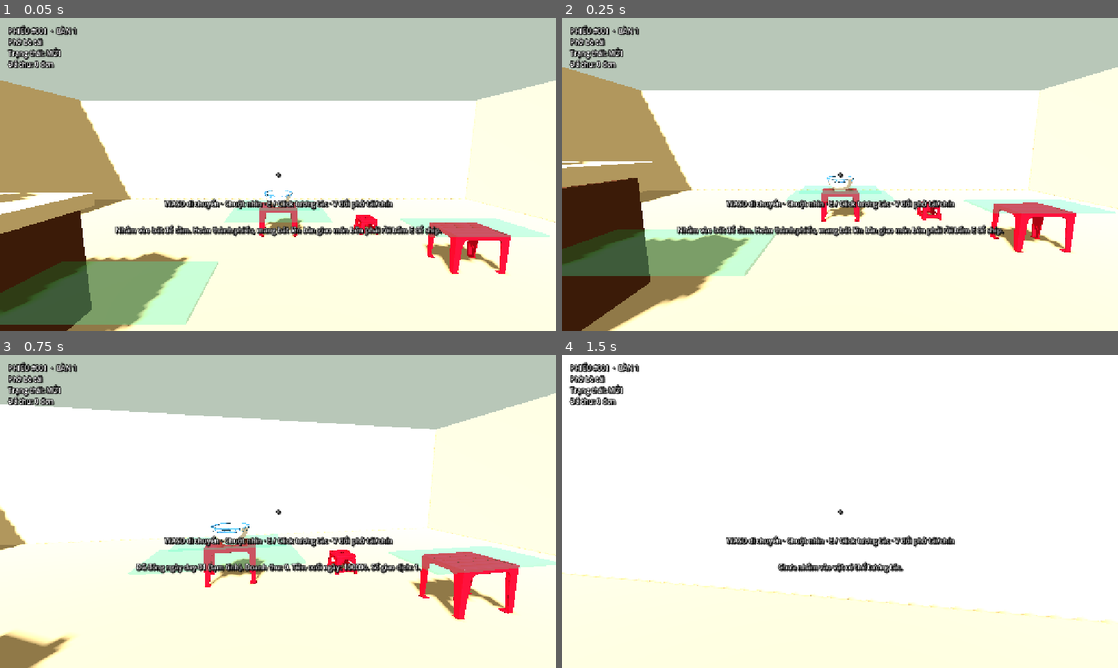
Above: before the commit, frames 1-4 (two rows, left to right).
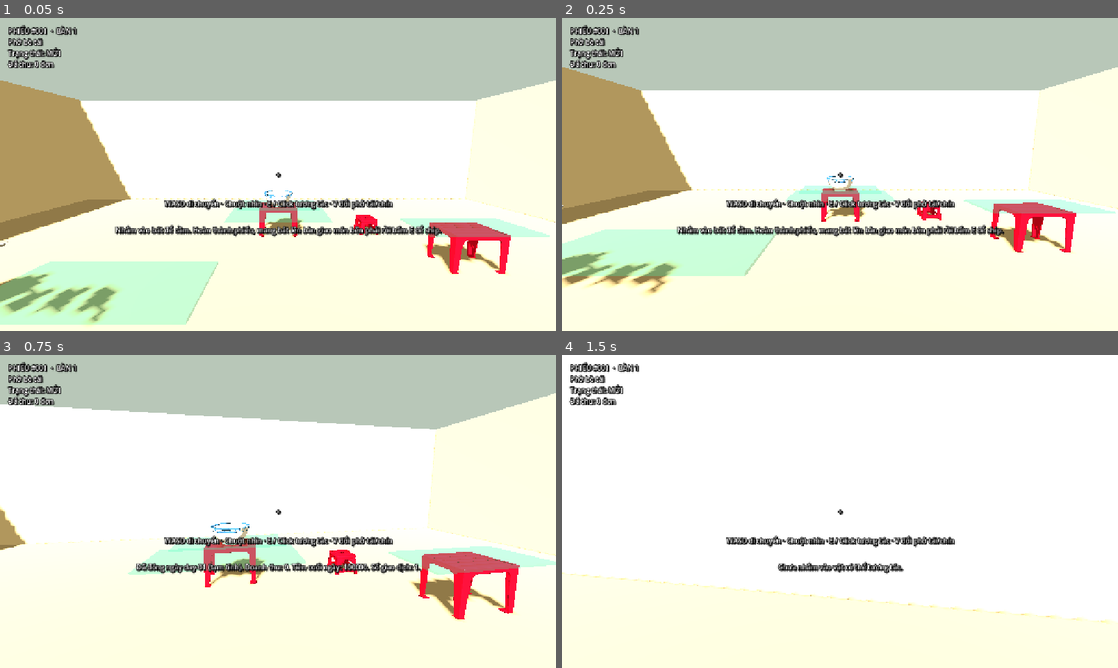
Above: after the commit, the same moments.

Repository: 24021368-DucAnh/Pho_Dau_Ngo
Game: Godot game, scene res://scenes/main.tscn
The game is run twice, just before and just after one commit, with the same random seed, the same clock (stepped at 60 frames per second) and the same inputs.
Inputs (mouse positions are in pixels of both pictures, inside the frame that each line leads up to):
- Up to frame 1 (0.05 s): no input
- Up to frame 2 (0.25 s): no input
- Up to frame 3 (0.75 s): tap T at 0.5 s; move the mouse to (305, 511) at 0.52 s; hold W (move_forward) from 0.53 s (still down); hold C (close_day) from 0.53 s (still down)
- Up to frame 4 (1.5 s): keep holding W (move_forward); tap T at 1.25 s; move the mouse to (812, 511) at 1.27 s; release C (close_day) at 1.28 s; tap E (interact) at 1.35 s

The runs differ from the first frame. In frame 1, 9.4% of the frame differs, in the area x 0-35%, y 55-100%; in frame 2, 9.7%, in the area x 0-34%, y 45-100%; in frame 3, 1.1%; in frame 4, nothing differs.

Commit message:
Integrate CART_pho_v1 into gameplay: replace greybox cart, pot into well, stations/trays/ladle/tissue on 0.82 m counter, corrected hitboxes

Diff:
--- a/game/scenes/main.tscn
+++ b/game/scenes/main.tscn
@@ -16,6 +16,7 @@
 [ext_resource type="PackedScene" uid="uid://ba1jkhxur07r8" path="res://assets/models/props/PROP_tissue_box_v7.glb" id="14_tissue"]
 [ext_resource type="PackedScene" uid="uid://gkshau5vlgyt" path="res://assets/models/props/TRAY_metal_game.glb" id="15_tray"]
 [ext_resource type="PackedScene" uid="uid://scuu5k16flty" path="res://scenes/art/food/pho_bowl_modular.tscn" id="16_bowl_modular"]
+[ext_resource type="PackedScene" uid="uid://m57pkfcmctx0y" path="res://assets/models/props/CART_pho_v1.glb" id="17_cart"]
 
 [sub_resource type="Environment" id="Environment_stylized"]
 background_mode = 1
@@ -84,6 +85,12 @@
 [sub_resource type="BoxShape3D" id="BoxShape3D_station"]
 size = Vector3(0.34, 0.3, 0.34)
 
+[sub_resource type="BoxShape3D" id="BoxShape3D_cart"]
+size = Vector3(1.8, 0.82, 0.8)
+
+[sub_resource type="BoxShape3D" id="BoxShape3D_broth_station"]
+size = Vector3(0.56, 0.4, 0.56)
+
 [sub_resource type="BoxShape3D" id="BoxShape3D_stool_real"]
 size = Vector3(0.344, 0.275, 0.344)
 
@@ -187,28 +194,25 @@
 shape = SubResource("BoxShape3D_wall")
 
 [node name="PhoCart" type="StaticBody3D" parent="."]
-transform = Transform3D(1, 0, 0, 0, 1, 0, 0, 0, 1, -2.8, 0.5, -0.3)
-
-[node name="CartBody" type="MeshInstance3D" parent="PhoCart"]
-material_override = SubResource("StandardMaterial3D_table")
-mesh = SubResource("BoxMesh_table")
+transform = Transform3D(-1, 0, 0, 0, 1, 0, 0, 0, -1, -2.8, 0, -0.3)
+
+[node name="CartMesh" parent="PhoCart" instance=ExtResource("17_cart")]
 
 [node name="CartCollision" type="CollisionShape3D" parent="PhoCart"]
-shape = SubResource("BoxShape3D_table")
-
-[node name="CartTop" type="MeshInstance3D" parent="PhoCart"]
-transform = Transform3D(1.1, 0, 0, 0, 0.12, 0, 0, 0, 1.1, 0, 0.58, 0)
-material_override = SubResource("StandardMaterial3D_wall")
-mesh = SubResource("BoxMesh_table")
+transform = Transform3D(1, 0, 0, 0, 1, 0, 0, 0, 1, 0, 0.41, 0)
+shape = SubResource("BoxShape3D_cart")
+
+[node name="CounterTopMarker" type="Marker3D" parent="PhoCart"]
+transform = Transform3D(1, 0, 0, 0, 1, 0, 0, 0, 1, 0, 0.82, 0)
 
 [node name="StockPot" parent="PhoCart" instance=ExtResource("12_pot")]
-transform = Transform3D(1, 0, 0, 0, 1, 0, 0, 0, 1, 0.35, 0.64, 0)
+transform = Transform3D(1, 0, 0, 0, 1, 0, 0, 0, 1, 0.55, 0.57, 0)
 
 [node name="LadleHooked" parent="PhoCart" instance=ExtResource("13_ladle")]
-transform = Transform3D(1, 0, 0, 0, 1, 0, 0, 0, 1, 0.527, 0.6415, 0)
+transform = Transform3D(-1, 0, 0, 0, 1, 0, 0, 0, -1, 0.373, 0.57, 0)
 
 [node name="TissueBox" parent="PhoCart" instance=ExtResource("14_tissue")]
-transform = Transform3D(1, 0, 0, 0, 1, 0, 0, 0, 1, -0.75, 0.64, 0.3)
+transform = Transform3D(1, 0, 0, 0, 1, 0, 0, 0, 1, -0.8, 0.82, -0.25)
 
 [node name="Inventory" type="Node" parent="."]
 script = ExtResource("5_inventory")
@@ -226,16 +230,16 @@
 script = ExtResource("9_day")
 
 [node name="BrothStation" type="Area3D" parent="."]
-transform = Transform3D(1, 0, 0, 0, 1, 0, 0, 0, 1, -2.58, 1.18, -0.3)
+transform = Transform3D(1, 0, 0, 0, 1, 0, 0, 0, 1, -3.35, 0.86, -0.3)
 collision_layer = 2
 collision_mask = 0
 script = ExtResource("4_station")
 
 [node name="CollisionShape3D" type="CollisionShape3D" parent="BrothStation"]
-shape = SubResource("BoxShape3D_station")
+shape = SubResource("BoxShape3D_broth_station")
 
 [node name="NoodlesStation" type="Area3D" parent="."]
-transform = Transform3D(1, 0, 0, 0, 1, 0, 0, 0, 1, -2.95, 1.18, -0.3)
+transform = Transform3D(1, 0, 0, 0, 1, 0, 0, 0, 1, -2.16, 0.86, -0.3)
 collision_layer = 2
 collision_mask = 0
 script = ExtResource("4_station")
@@ -250,7 +254,7 @@
 transform = Transform3D(1, 0, 0, 0, 1, 0, 0, 0, 1, 0, -0.04, 0)
 
 [node name="BeefStation" type="Area3D" parent="."]
-transform = Transform3D(1, 0, 0, 0, 1, 0, 0, 0, 1, -3.32, 1.18, -0.3)
+transform = Transform3D(1, 0, 0, 0, 1, 0, 0, 0, 1, -2.52, 0.86, -0.3)
 collision_layer = 2
 collision_mask = 0
 script = ExtResource("4_station")
@@ -265,7 +269,7 @@
 transform = Transform3D(1, 0, 0, 0, 1, 0, 0, 0, 1, 0, -0.04, 0)
 
 [node name="CookedBeefStation" type="Area3D" parent="."]
-transform = Transform3D(1, 0, 0, 0, 1, 0, 0, 0, 1, -3.69, 1.18, -0.3)
+transform = Transform3D(1, 0, 0, 0, 1, 0, 0, 0, 1, -2.88, 0.86, -0.3)
 collision_layer = 2
 collision_mask = 0
 script = ExtResource("4_station")
--- a/game/tests/test_interaction_contract.gd
+++ b/game/tests/test_interaction_contract.gd
@@ -49,14 +49,17 @@
 	_check(scene_instance.get_node_or_null("Bowl") is StaticBody3D, "scene has one physical bowl")
 
 	# Regression checks for the reported floating dish / misplaced cart ingredients.
-	var cart_top: MeshInstance3D = scene_instance.get_node_or_null("PhoCart/CartTop") as MeshInstance3D
+	# The real cart GLB (CART_pho_v1) replaced the greybox CartTop in the cart
+	# integration: its counter top is marked by PhoCart/CounterTopMarker at the
+	# cart's counter height (0.82 m), which the station visuals must rest on.
+	var counter_top_marker: Marker3D = scene_instance.get_node_or_null("PhoCart/CounterTopMarker") as Marker3D
 	var broth_station: Node3D = scene_instance.get_node_or_null("BrothStation") as Node3D
 	var noodles_station: Node3D = scene_instance.get_node_or_null("NoodlesStation") as Node3D
 	var beef_station: Node3D = scene_instance.get_node_or_null("BeefStation") as Node3D
 	var cooked_station: Node3D = scene_instance.get_node_or_null("CookedBeefStation") as Node3D
-	_check(cart_top != null, "cart has a top surface for ingredient stations")
-	if cart_top != null:
-		var cart_top_world_y: float = cart_top.global_position.y + (0.5 * cart_top.mesh.get_aabb().size.y * cart_top.global_transform.basis.get_scale().y)
+	_check(counter_top_marker != null, "cart has a counter-top marker for station height checks")
+	if counter_top_marker != null:
+		var cart_top_world_y: float = counter_top_marker.global_position.y
 		for station in [broth_station, noodles_station, beef_station, cooked_station]:
 			if station != null:
 				var visual_node: Node3D = station.get_node_or_null("StationVisual") as Node3D
Not shown, added: game/assets/models/props/CART_pho_v1.glb.uid
Not shown: 1 places in game/scenes/main.tscn that only renumber resources
